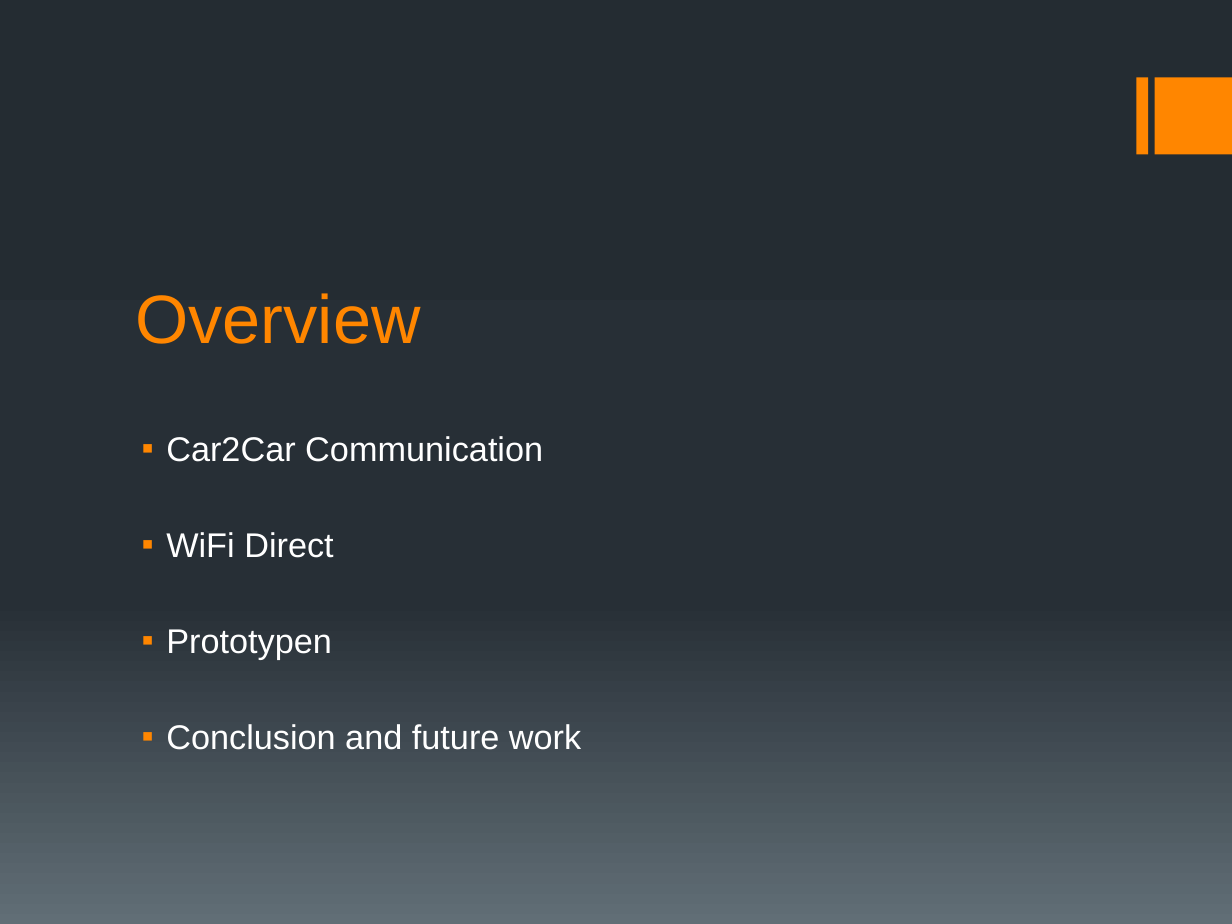
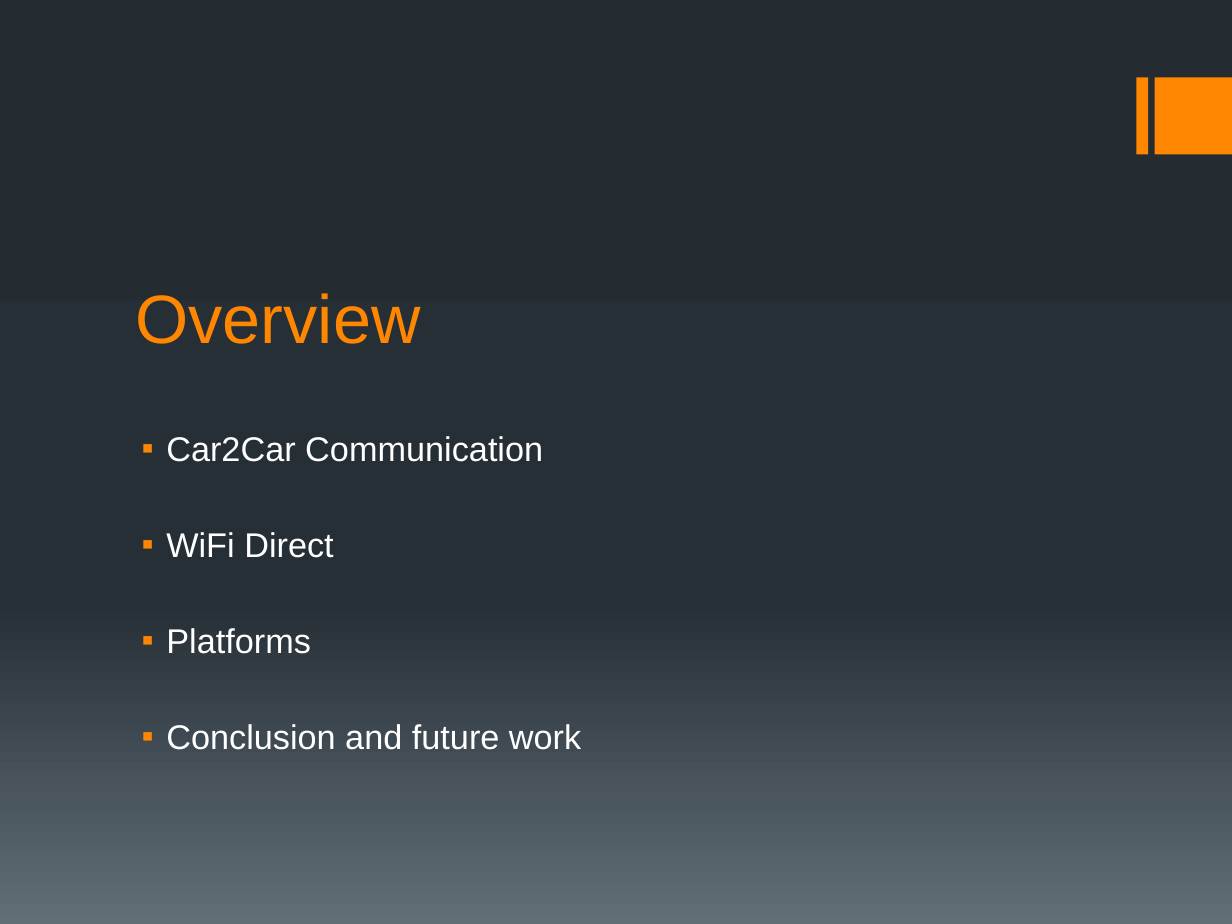
Before and after one commit to lightstalker89/MIT_SAD, a slide deck: slide 2 of 2nd_sem/daps/grill_murrent_lehner/DAPS.pptx. Drawn at 1232x924 pixels with LibreOffice and Linux fonts; fonts in the diff are those of the drawing. Boxes give left, top, right and bottom in pixels: in the first picture for what was removed or moved away, otherwise in the second. Text is boxed around its words. In the diff, an @@ line names an element or a change of style, - is before the commit and + after.

Commit message:
- updated Presentation. Renamed Prototypes to Platforms and added Windows Phone

```diff
--- a/2nd_sem/daps/grill_murrent_lehner/DAPS.pptx
+++ b/2nd_sem/daps/grill_murrent_lehner/DAPS.pptx
@@ text at bbox=[166, 628, 311, 654]: text changed @@
-▪ Prototypen
+▪ Platforms
```
Also in this commit, not shown: 1 other slide changed.
